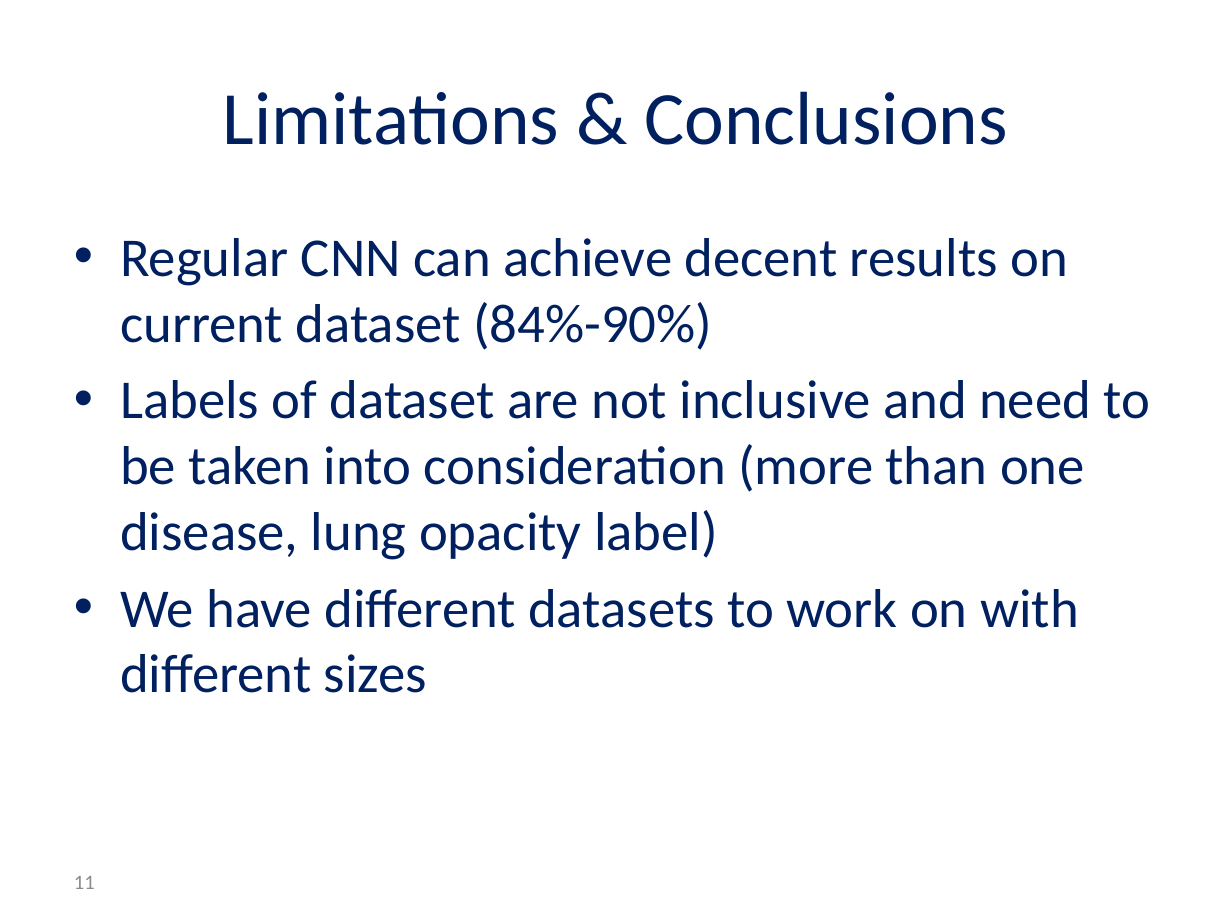
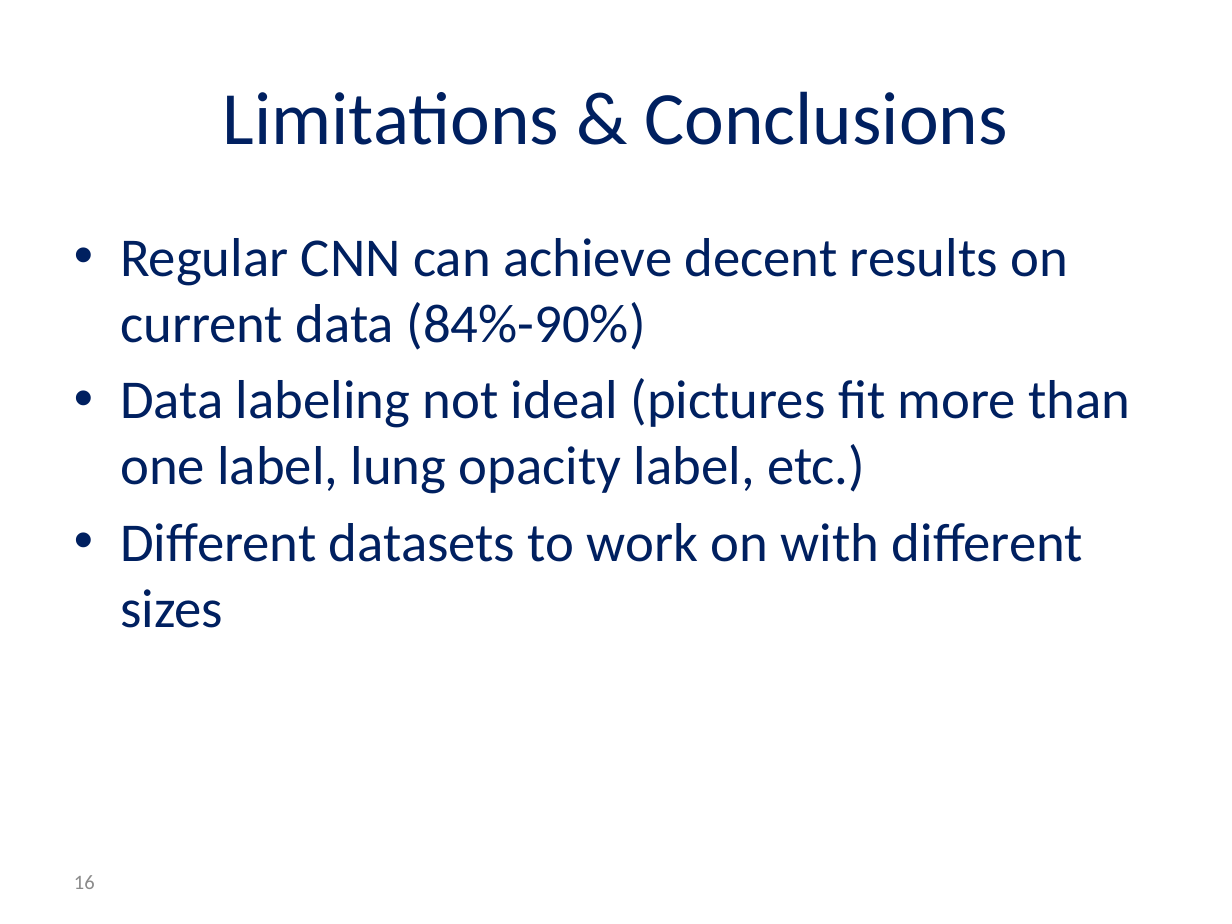
Before and after one commit to andyro2/Pneumonia-Detection-from-Chest-X-Rays-with-Robustness-to-Deformations, a slide deck: slide 16 of MidPresentation_Andy_Or.pptx (slide 11 before the commit). Drawn at 1232x924 pixels with LibreOffice and Linux fonts; fonts in the diff are those of the drawing; background and template pictures are left out. Boxes give left, top, right and bottom in pixels: in the first picture for what was removed or moved away, otherwise in the second. Text is boxed around its words. In the diff, an @@ line names an element or a change of style, - is before the commit and + after.

```diff
--- a/MidPresentation_Andy_Or.pptx
+++ b/MidPresentation_Andy_Or.pptx
@@ text at [120, 238, 1130, 628]: text changed @@
-• Regular CNN can achieve decent results on current dataset (84%-90%)
-• Labels of dataset are not inclusive and need to be taken into consideration (more than one disease, lung opacity label)
-• We have different datasets to work on with different sizes
+• Regular CNN can achieve decent results on current data (84%-90%)
+• Data labeling not ideal (pictures fit more than one label, lung opacity label, etc.)
+• Different datasets to work on with different sizes
@@ page number at [74, 875, 95, 889]: text changed @@
-11
+16
```
Also in this commit, not shown: 10 other slides changed, 5 slides added.
